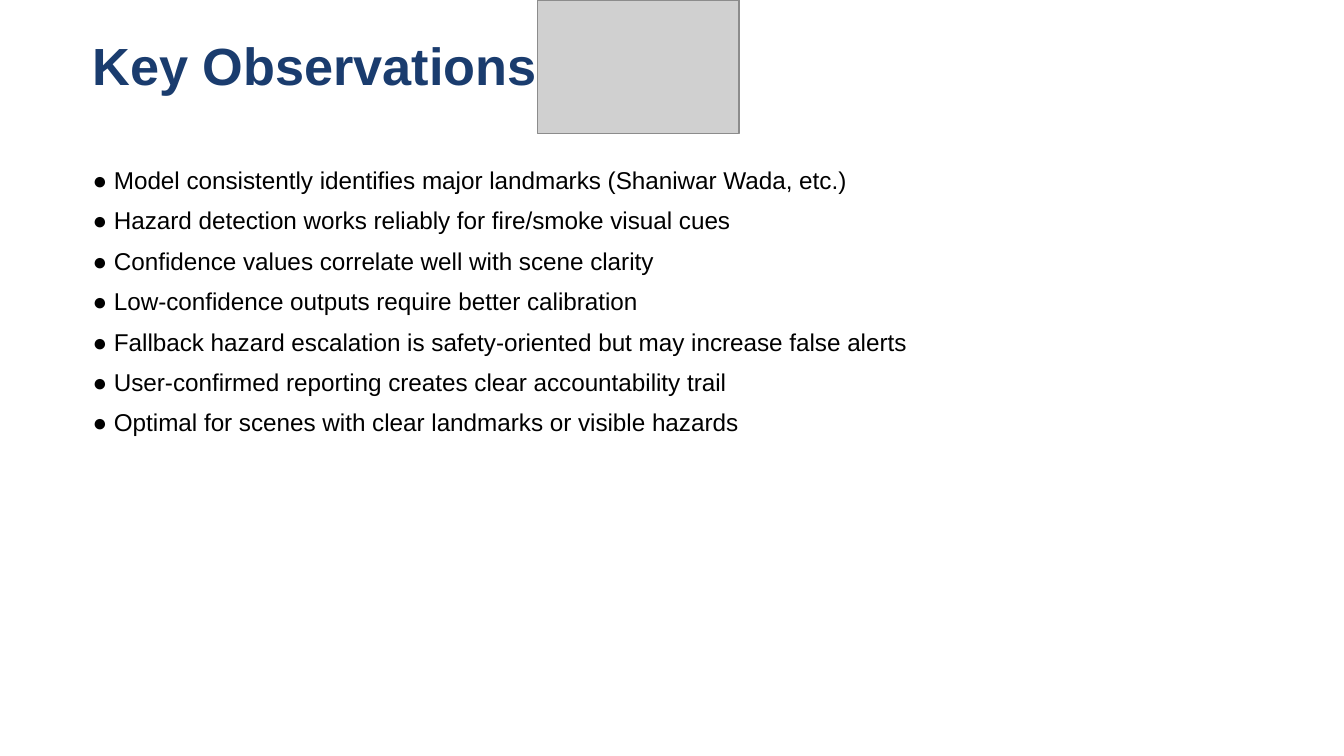
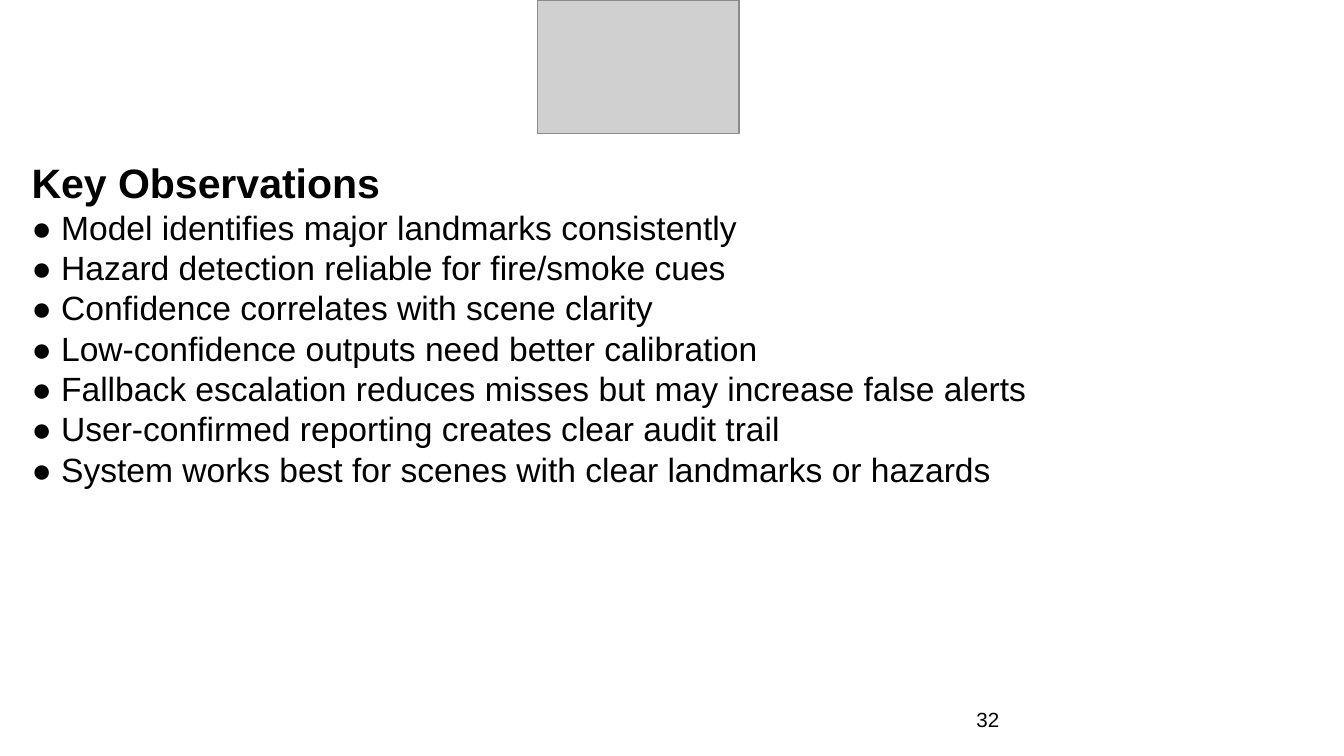
Before and after one commit to nibodhdaware/VisionGPT, a slide deck: slide 32 of paper/stage2_review3_updated.pptx. Drawn at 1344x756 pixels with LibreOffice and Linux fonts; fonts in the diff are those of the drawing; grey boxes stand for pictures. Boxes give left, top, right and bottom in pixels: in the first picture for what was removed or moved away, otherwise in the second. Text is boxed around its words. In the diff, an @@ line names an element or a change of style, - is before the commit and + after.

```diff
--- a/paper/stage2_review3_updated.pptx
+++ b/paper/stage2_review3_updated.pptx
@@ text removed at [93,47,537,95] @@
-Key Observations
@@ text at [32,168,1026,488]: text changed; size 13 to 18 pt @@
-● Model consistently identifies major landmarks (Shaniwar Wada, etc.)
-● Hazard detection works reliably for fire/smoke visual cues
-● Confidence values correlate well with scene clarity
-● Low-confidence outputs require better calibration
-● Fallback hazard escalation is safety-oriented but may increase false alerts
-● User-confirmed reporting creates clear accountability trail
-● Optimal for scenes with clear landmarks or visible hazards
+Key Observations
+● Model identifies major landmarks consistently
+● Hazard detection reliable for fire/smoke cues
+● Confidence correlates with scene clarity
+● Low-confidence outputs need better calibration
+● Fallback escalation reduces misses but may increase false alerts
+● User-confirmed reporting creates clear audit trail
+● System works best for scenes with clear landmarks or hazards
@@ text added at [976,712,999,728], 11 pt, text #000000 @@
+32
```
Also in this commit, not shown: 48 other slides changed, 4 slides added, 4 slides removed.
